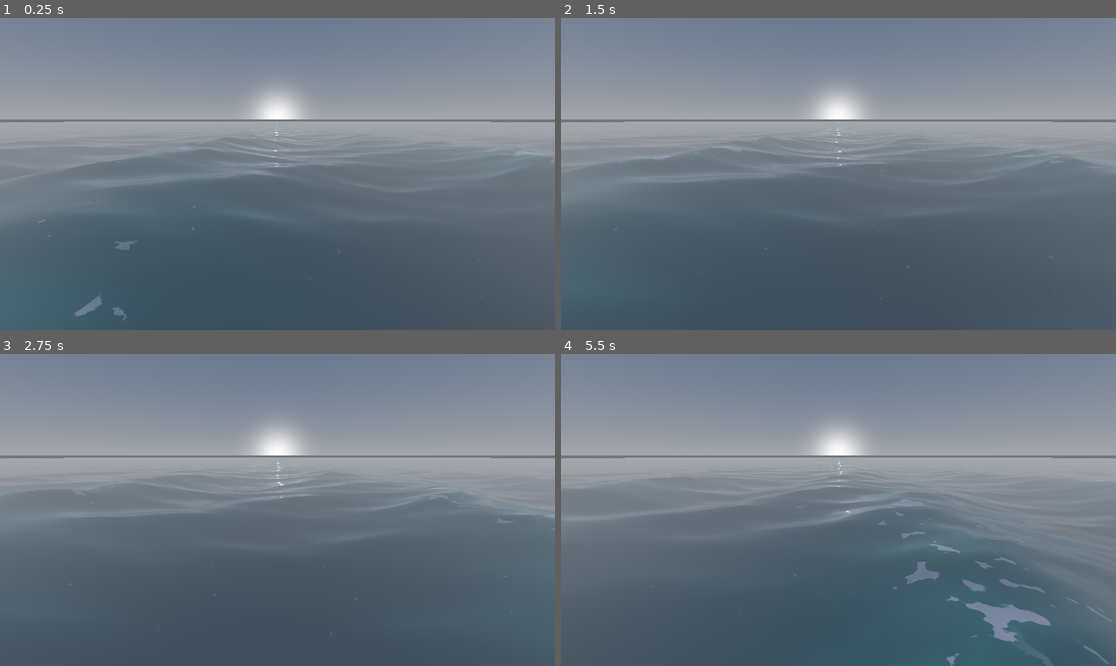
Above: before the commit, frames 1-4 (two rows, left to right).
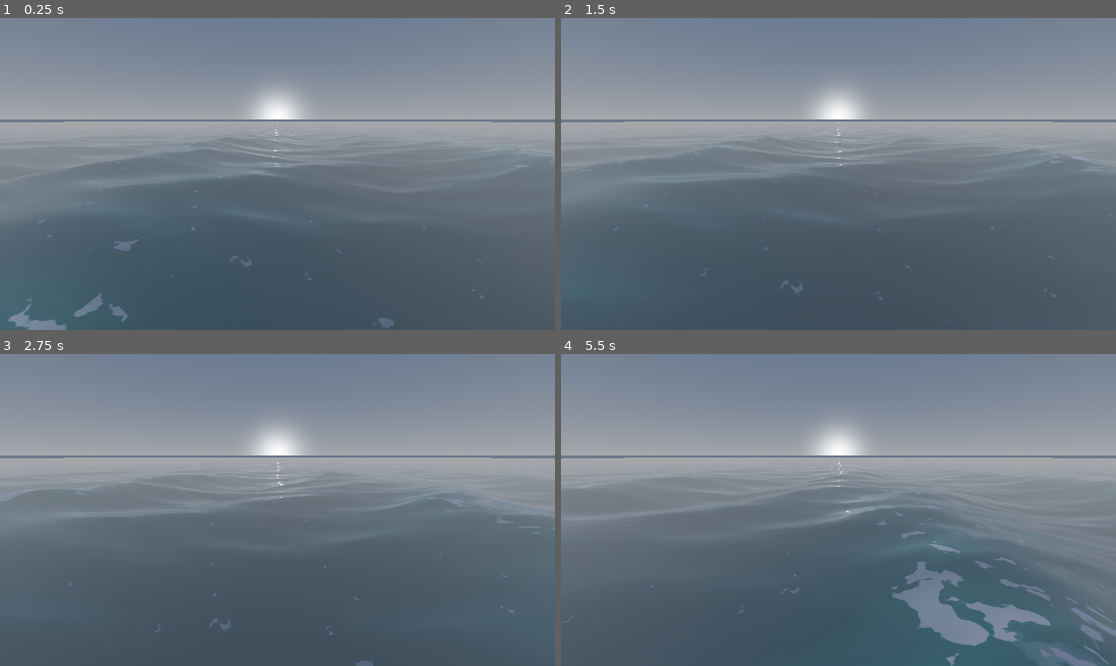
Above: after the commit, the same moments.

Repository: UrHighnez/ocean-simulation
Game: Godot game, scene res://world.tscn
Two runs of this game, one before a commit and one after it. Both use one fixed random seed, a clock stepped at 60 frames per second and the inputs below.
Inputs:
- Up to frame 1 (0.25 s): no input
- Up to frame 2 (1.5 s): no input
- Up to frame 3 (2.75 s): no input
- Up to frame 4 (5.5 s): no input

The runs differ from the first frame. In frame 1, 0.5% of the frame differs, in the area x 1-95%, y 47-100%; in frame 2, less than 0.1%; in frame 3, 0.1%; in frame 4, 2.4%, in the area x 0-100%, y 46-100%.

Commit message:
update foam mask

Diff:
--- a/ocean.gdshader
+++ b/ocean.gdshader
@@ -34,8 +34,8 @@
 uniform float foam_level : hint_range(0.0, 1.0) = 0.5;
 uniform float foam_noise_scale = 0.2;
 uniform float foam_edge_softness : hint_range(0.001, 0.5) = 0.05;
-uniform float valley_foam_scale = 0.05;
-uniform float valley_foam_amount : hint_range(0.0, 1.0) = 0.3;
+uniform float valley_foam_scale = 0.1;
+uniform float valley_foam_amount : hint_range(0.0, 1.0) = 0.5;
 
 group_uniforms Performance;
 uniform float foam_max_render_distance = 60.0;
@@ -153,37 +153,44 @@
 
         vec2 wind_dir_vec = rotate_dir(vec2(1.0, 0.0), wind_direction_degrees);
         float storm_foam_speed = mix(1.0, 2.5, storm_intensity);
-        vec2 base_uv_offset = wind_dir_vec * TIME * 0.04 * storm_foam_speed;
+
+        vec2 crest_uv_offset = wind_dir_vec * TIME * 0.04 * storm_foam_speed;
+        vec2 valley_uv_offset = wind_dir_vec * TIME * 0.005 * storm_foam_speed;
 
         // Texture Fetch 1: Crest Foam Base
-        vec2 crest_noise_uv = world_xz_var * foam_noise_scale + base_uv_offset;
+        vec2 crest_noise_uv = world_xz_var * foam_noise_scale + crest_uv_offset;
         float raw_crest_noise = texture(foam_noise, crest_noise_uv).r;
         float combined_crest_noise = raw_crest_noise * raw_crest_noise;
 
         // Texture Fetch 2: Valley Foam Base
         vec2 valley_uncorrelated_xz = vec2(world_xz_var.y + 173.1, world_xz_var.x - 231.7);
-        vec2 valley_noise_uv = valley_uncorrelated_xz * valley_foam_scale + (base_uv_offset * 0.8);
+        vec2 valley_noise_uv = valley_uncorrelated_xz * valley_foam_scale + valley_uv_offset;
 
         vec2 fluid_warp = vec2(
-            sin(world_xz_var.y * 0.15 + TIME * 1.2),
-            cos(world_xz_var.x * 0.15 + TIME * 1.2)
+            sin(world_xz_var.y * 0.15 + TIME * 0.8),
+            cos(world_xz_var.x * 0.15 + TIME * 0.8)
         ) * 0.04;
         valley_noise_uv += fluid_warp;
 
         float raw_valley_noise = texture(foam_noise, valley_noise_uv).r;
         float combined_valley_noise = raw_valley_noise * raw_valley_noise;
 
-        // --- THE ARCHITECTURAL FIX: TOPOLOGICAL FUSION ---
-        // By taking the mathematical max of the two fields prior to thresholding,
-        // the separate layers are structurally fused into a single unified topology.
+        // Topological Fusion
         float unified_noise = max(combined_crest_noise, combined_valley_noise);
 
         float normalized_height = clamp(wave_height_var / max(0.1, local_max_height_var), 0.0, 1.0);
 
+        // --- STORM MODULATION ---
+        // Creates a rapid taper for all foam properties in the bottom 20% of the slider.
+        float storm_fade = smoothstep(0.0, 0.2, storm_intensity);
+
         // Dynamic Continuous Threshold
-        // Smoothly interpolating a single threshold eliminates the fade-out gap entirely.
-        float crest_threshold = max(0.0, 1.0 - foam_level - (storm_intensity * 0.4));
-        float valley_threshold = mix(0.95, 0.5, valley_foam_amount) - (storm_intensity * 0.1);
+        float dynamic_crest_level = foam_level * storm_fade;
+        float crest_threshold = max(0.0, 1.0 - dynamic_crest_level - (storm_intensity * 0.4));
+
+        float dynamic_valley_amount = valley_foam_amount * storm_fade;
+        float valley_threshold = mix(1.0, 0.5, dynamic_valley_amount);
+
         float dynamic_threshold = mix(valley_threshold, crest_threshold, smoothstep(0.2, 0.8, normalized_height));
 
         // Render the unified base foam
@@ -193,10 +200,11 @@
         base_foam *= opacity_fade;
 
         // Sharp Break Edge Logic
-        // By applying the sharp edge mask to the SAME unified noise field, it perfectly
-        // outlines the base foam without overlapping anomalies.
         float peak_mask = smoothstep(0.85, 0.95, normalized_height);
-        float sharp_edge = peak_mask * smoothstep(0.3, 0.3 + foam_edge_softness, unified_noise);
+
+        // The sharp edge threshold scales to 1.0 (invisible) when the storm subsides.
+        float sharp_threshold = mix(1.0, 0.3, storm_fade);
+        float sharp_edge = peak_mask * smoothstep(sharp_threshold, sharp_threshold + foam_edge_softness, unified_noise);
 
         foam_mix = clamp(base_foam + sharp_edge, 0.0, 1.0);
         foam_mix *= proximity_fade;
--- a/water_material.tres
+++ b/water_material.tres
@@ -40,7 +40,7 @@
 shader_parameter/foam_level = 0.5
 shader_parameter/foam_noise_scale = 0.2
 shader_parameter/foam_edge_softness = 0.05
-shader_parameter/valley_foam_scale = 0.05
-shader_parameter/valley_foam_amount = 0.30000001425
+shader_parameter/valley_foam_scale = 0.1
+shader_parameter/valley_foam_amount = 0.5
 shader_parameter/foam_max_render_distance = 60.0
 shader_parameter/foam_proximity_fade_margin = 15.0
